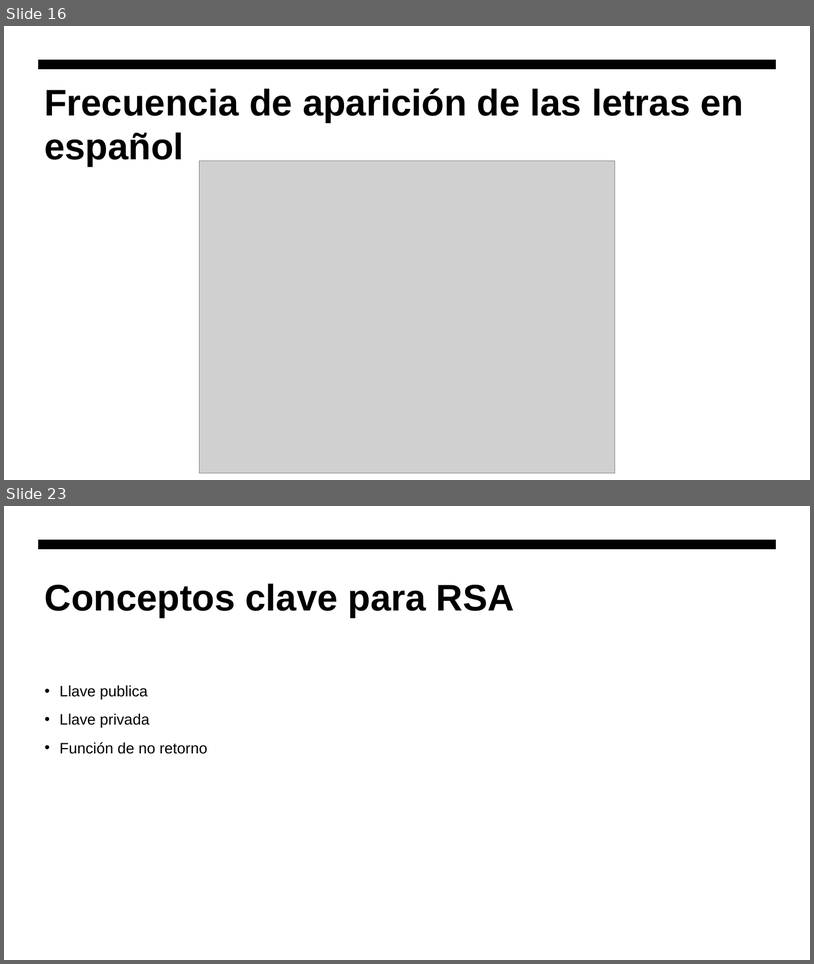
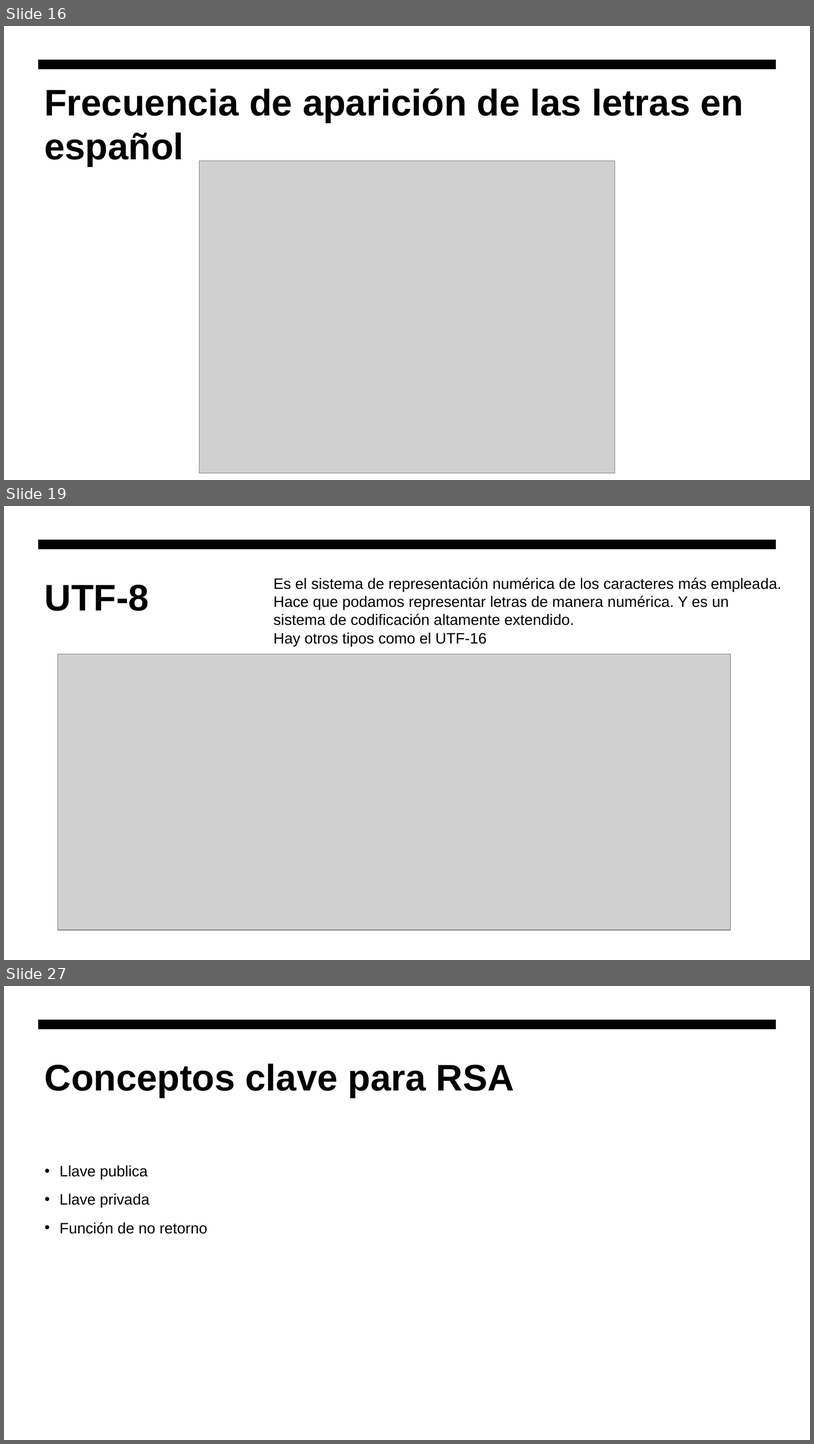
Before and after one commit to hombrefrustrado/criptografia-presentaci-n, a slide deck: criptografía teorica.pptx. Shown one above the other, each under a label of ours: slides 16 and 23 before the commit, slides 16, 19 and 27 after it; the slides between them are not shown. The pictures are 814x964 and 814x1444 pixels, drawn with LibreOffice and Linux fonts; fonts in the diff are those of the drawing; grey boxes stand for pictures. Boxes give left, top, right and bottom in pixels: in the first picture for what was removed or moved away, otherwise in the second. Text is boxed around its words. In the diff, an @@ line names an element or a change of style, - is before the commit and + after.

```diff
--- a/criptografía teorica.pptx
+++ b/criptografía teorica.pptx
@@ slide 19 added at [4,506,810,960], background #FFFFFF; not listed: 1 template element that a slide beside it also shows @@
@@ text added at [273,577,782,646], 18 pt, text #000000 @@
+Es el sistema de representación numérica de los caracteres más empleada.
+Hace que podamos representar letras de manera numérica. Y es un sistema de codificación altamente extendido.
+Hay otros tipos como el UTF-16
@@ title added at [45,585,149,611], 44 pt, text #000000, bold @@
+UTF-8
@@ picture added at [58,654,731,930] @@
@@ what was slide 23 is now slide 27 @@
```
Also in this commit, not shown: 11 slides changed, 8 other slides added, 3 slides removed, 3 other files.
